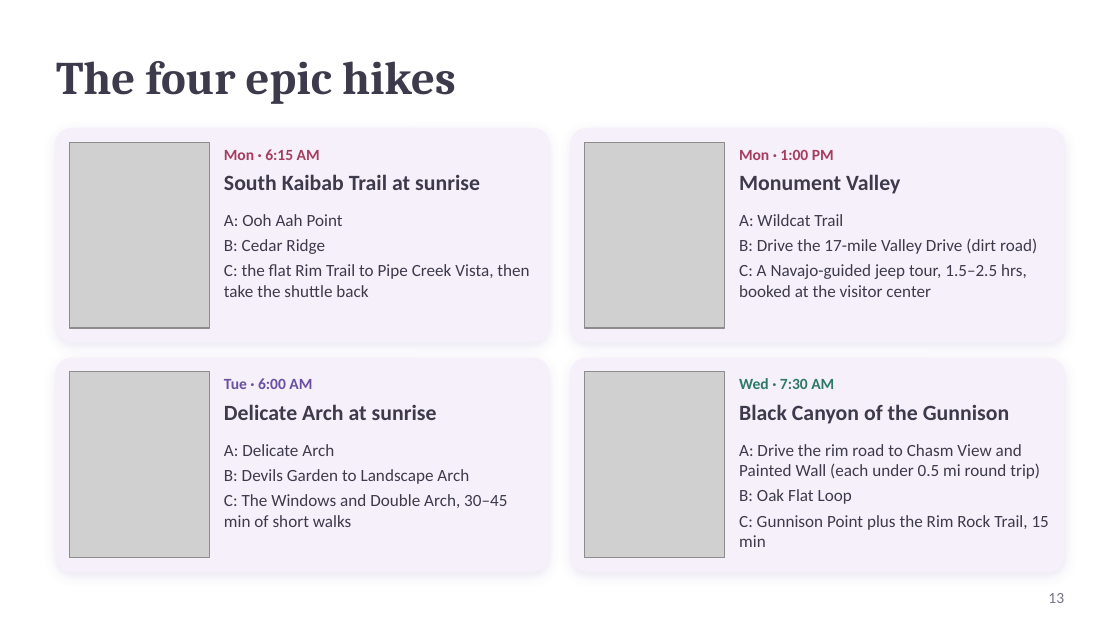
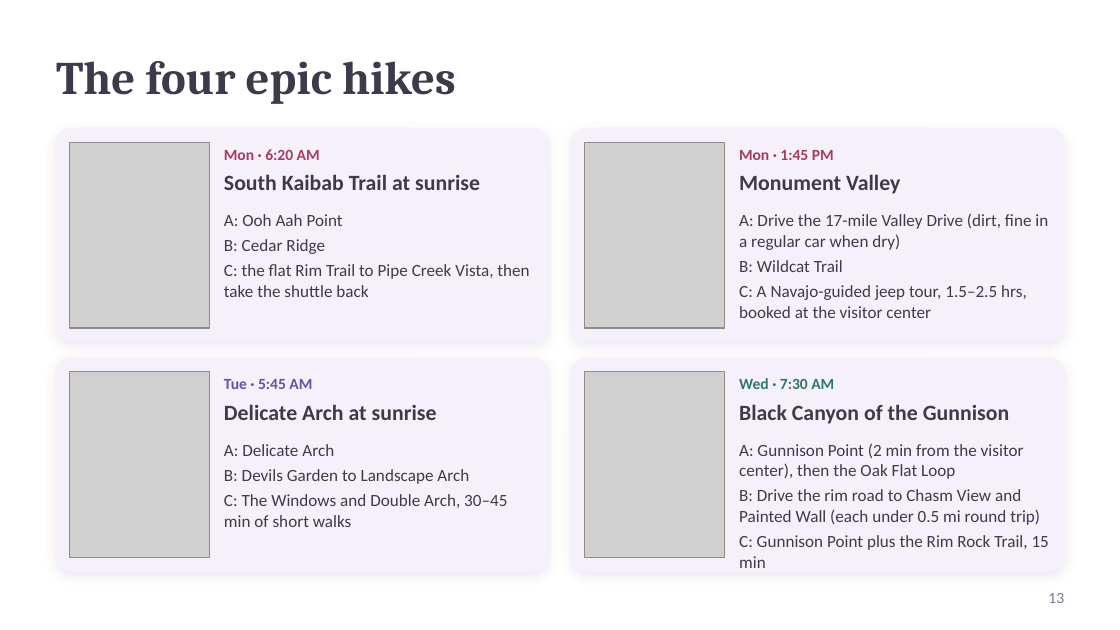
Before and after one commit to kohl-crypto/desert-to-divide, a slide deck: slide 13 of Desert-to-Divide-Tour-Guide.pptx. Drawn at 1120x630 pixels with LibreOffice and Linux fonts; fonts in the diff are those of the drawing; grey boxes stand for pictures. Boxes give left, top, right and bottom in pixels: in the first picture for what was removed or moved away, otherwise in the second. Text is boxed around its words. In the diff, an @@ line names an element or a change of style, - is before the commit and + after.

```diff
--- a/Desert-to-Divide-Tour-Guide.pptx
+++ b/Desert-to-Divide-Tour-Guide.pptx
@@ text at (224,149,320,160): text changed @@
-Mon · 6:15 AM
+Mon · 6:20 AM
@@ text at (739,150,834,160): text changed @@
-Mon · 1:00 PM
+Mon · 1:45 PM
@@ text at (739,213,1048,272): text changed @@
-A: Wildcat Trail
-B: Drive the 17-mile Valley Drive (dirt road)
+A: Drive the 17-mile Valley Drive (dirt, fine in a regular car when dry)
+B: Wildcat Trail
@@ text at (224,379,312,389): text changed @@
-Tue · 6:00 AM
+Tue · 5:45 AM
@@ text at (739,443,1040,525): text changed @@
-A: Drive the rim road to Chasm View and Painted Wall (each under 0.5 mi round trip)
-B: Oak Flat Loop
+A: Gunnison Point (2 min from the visitor center), then the Oak Flat Loop
+B: Drive the rim road to Chasm View and Painted Wall (each under 0.5 mi round trip)
```
Also in this commit, not shown: 13 other slides changed, 1 slide added, 1 slide removed, 4 other files.
